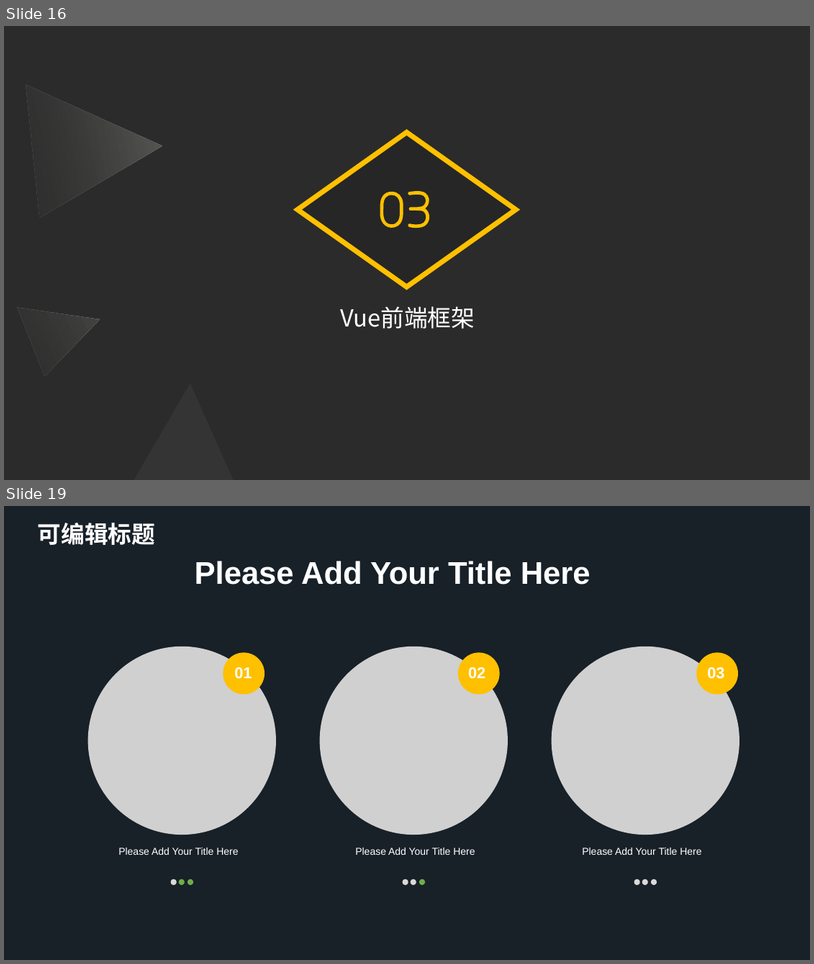
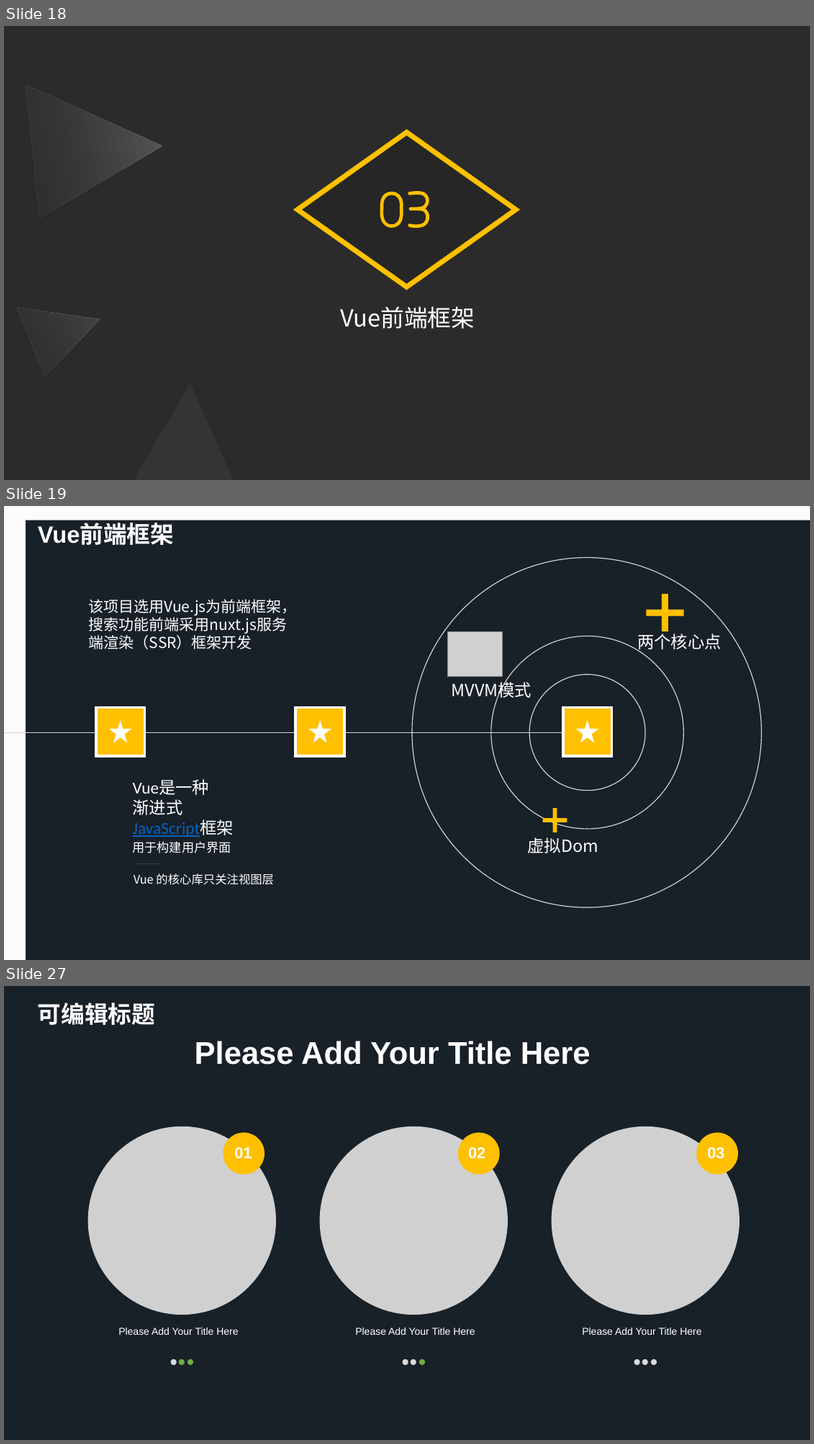
Before and after one commit to Software-Training/Development-steps, a slide deck: 项目架构与框架.pptx. Shown one above the other, each under a label of ours: slides 16 and 19 before the commit, slides 18, 19 and 27 after it; the slides between them are not shown. The pictures are 814x964 and 814x1444 pixels, drawn with LibreOffice and Linux fonts; fonts in the diff are those of the drawing; grey boxes stand for pictures; background and template pictures are left out; a plain dark background stands for a picture behind light text. Boxes give left, top, right and bottom in pixels: in the first picture for what was removed or moved away, otherwise in the second. Text is boxed around its words. In the diff, an @@ line names an element or a change of style, - is before the commit and + after.

```diff
--- a/项目架构与框架.pptx
+++ b/项目架构与框架.pptx
@@ slide 19 added at <box>4,506,810,960</box>, background #FCFBF9 @@
@@ rectangle added at <box>26,520,810,960</box>, fill #182028 @@
@@ text added at <box>38,524,174,547</box>, 28 pt, text #FFFFFF, bold @@
+Vue前端框架
@@ ellipse added at <box>412,557,762,907</box>, outline #D5D5D5 1 pt @@
@@ text added at <box>89,599,297,649</box>, 18 pt, text #FFFFFF @@
+该项目选用Vue.js为前端框架，搜索功能前端采用nuxt.js服务端渲染（SSR）框架开发
@@ plus added at <box>646,594,684,631</box>, fill #FFC000 @@
@@ picture added at <box>448,631,502,676</box> @@
@@ text added at <box>638,633,722,653</box>, 20 pt, text #FFFFFF @@
+两个核心点
@@ ellipse added at <box>491,636,684,829</box>, outline #D5D5D5 1 pt @@
@@ ellipse added at <box>530,674,646,790</box>, outline #D5D5D5 1 pt @@
@@ text added at <box>452,680,532,701</box>, 20 pt, text #FFFFFF @@
+MVVM模式
@@ rectangle added at <box>96,708,144,757</box>, fill #FFC000, outline #FFFFFF 3 pt @@
@@ star added at <box>109,720,131,743</box>, fill #FFFFFF @@
@@ rectangle added at <box>296,708,345,757</box>, fill #FFC000, outline #FFFFFF 3 pt @@
@@ star added at <box>309,720,332,743</box>, fill #FFFFFF @@
@@ rectangle added at <box>563,708,612,757</box>, fill #FFC000, outline #FFFFFF 3 pt @@
@@ star added at <box>577,720,599,743</box>, fill #FFFFFF @@
@@ freeform shape added at <box>4,728,593,732</box>, outline #D5D5D5 1 pt @@
@@ plus added at <box>543,808,567,832</box>, fill #FFC000 @@
@@ text added at <box>527,837,599,853</box>, 20 pt, text #FFFFFF @@
+虚拟Dom
@@ group added at <box>133,779,274,885</box>: 3 texts, 1 freeform shape @@
+Vue 的核心库只关注视图层
+Vue是一种
+渐进式JavaScript框架
+用于构建用户界面
@@ what was slide 16 is now slide 18 @@
@@ what was slide 19 is now slide 27 @@
```
Also in this commit, not shown: 11 slides changed, 7 other slides added, 7 slides removed.
